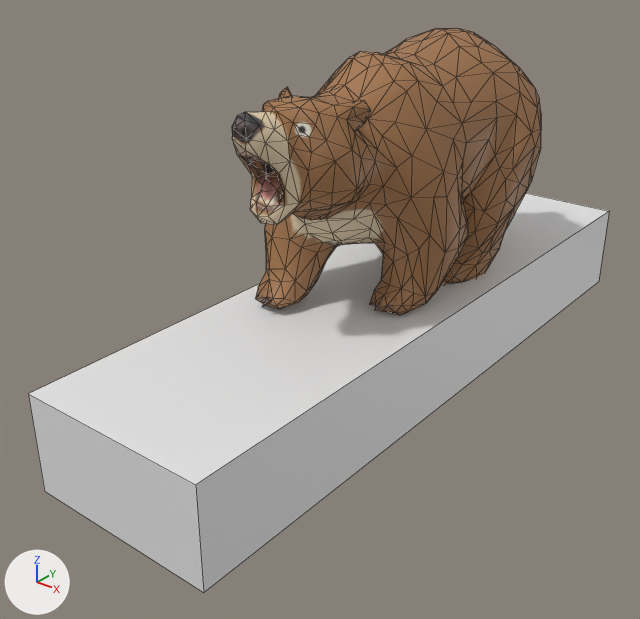
Renders of the Blender file assetsrc/brown-bear-model-1.blend from each side of a commit.
Camera for both pictures: a camera (50 mm lens) standing at (2.2, -3.3, 1.74) and looking at (-0.12, -0.4, -0.06). The axes (+X, +Y, +Z) are drawn at lower left. The lights are the same throughout. Both versions are drawn at frame 50 of the action 'Walking'; the numbers are the values there. Mesh edges are drawn as thin lines.
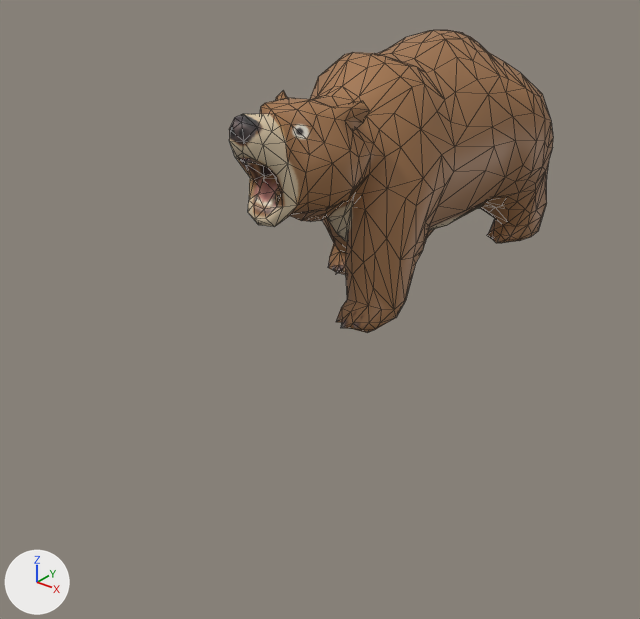
Where the change shows, as pixel boxes (x1, y1, x2, y2) in the pictures (640 x 619 px; the box of a moved part takes in the faces that stretch with it):
'Cube', deleted
    before: (29, 193, 609, 592)
'Mesh1.0', reshaped, moved
    before: (232, 28, 541, 315)
    after: (229, 30, 553, 333)
part 1 of me_mesh1, moved or reshaped
    before: (255, 28, 541, 315)
    after: (276, 30, 553, 333)

The change, as a list of edits to the scene's bpy script:
```text
Change me_mesh1:
    used by ob_mesh1_0; location = (0.0, 0.001, 0.563)
    remove me_mesh1.from_pydata(...)  # 752 vertices, 1500 faces; spans x -0.46..0.45, y -1.01..1.0, z -0.62..0.56
    add me_mesh1.from_pydata(...)  # 752 vertices, 1500 faces; spans x -0.41..0.42, y -1.01..1.11, z -0.59..0.55
    me_mesh1 part 1: 624 of 752 vertices moved; they spanned x -0.46..0.45, y -0.7..0.97, z -0.62..0.56 and now span x -0.41..0.42, y -0.69..1.11, z -0.59..0.55; mean shift (0.0, 0.12, 0.02); largest move (0.25, 0.37, -0.6) -> (0.22, 1.05, -0.58)
Change ob_mesh1_0:
    ob_mesh1_0.location: (0.0, 0.001, 0.563) -> (0.0, -0.013, 0.559)
Remove ob_cube:
    ob_cube = bpy.data.objects.new('Cube', me_cube)
    ob_cube.location = (-0.003, -0.065, -0.231)
    ob_cube.rotation_euler = (-3.142, 0.0, 0.0)  # degrees (-180, 0, 0)
    ob_cube.scale = (2.31, 1.0, 1.0)
```
